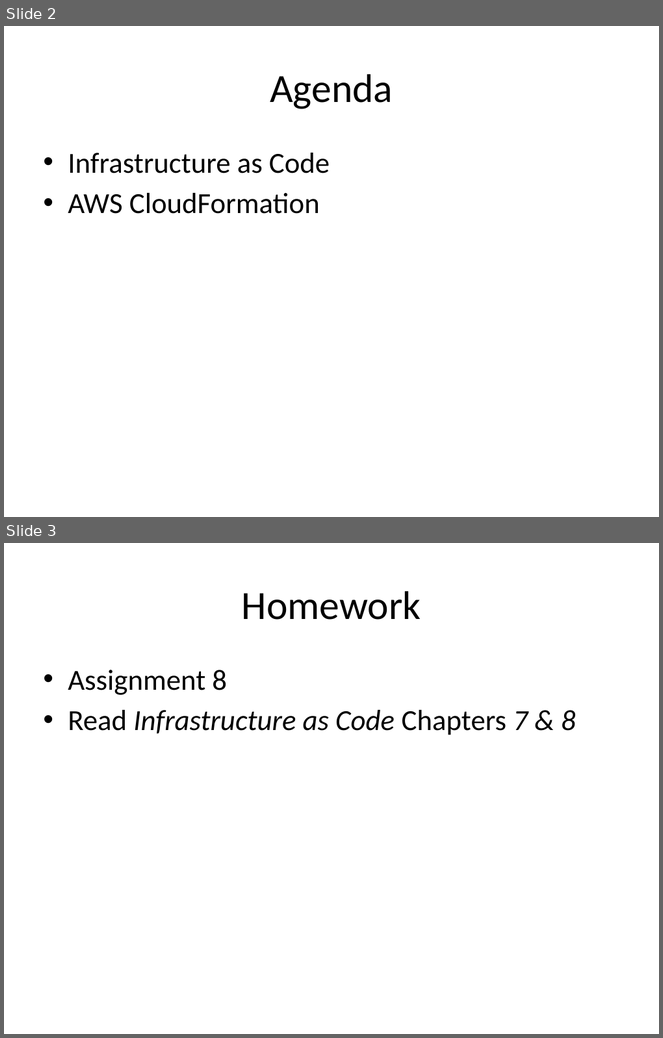
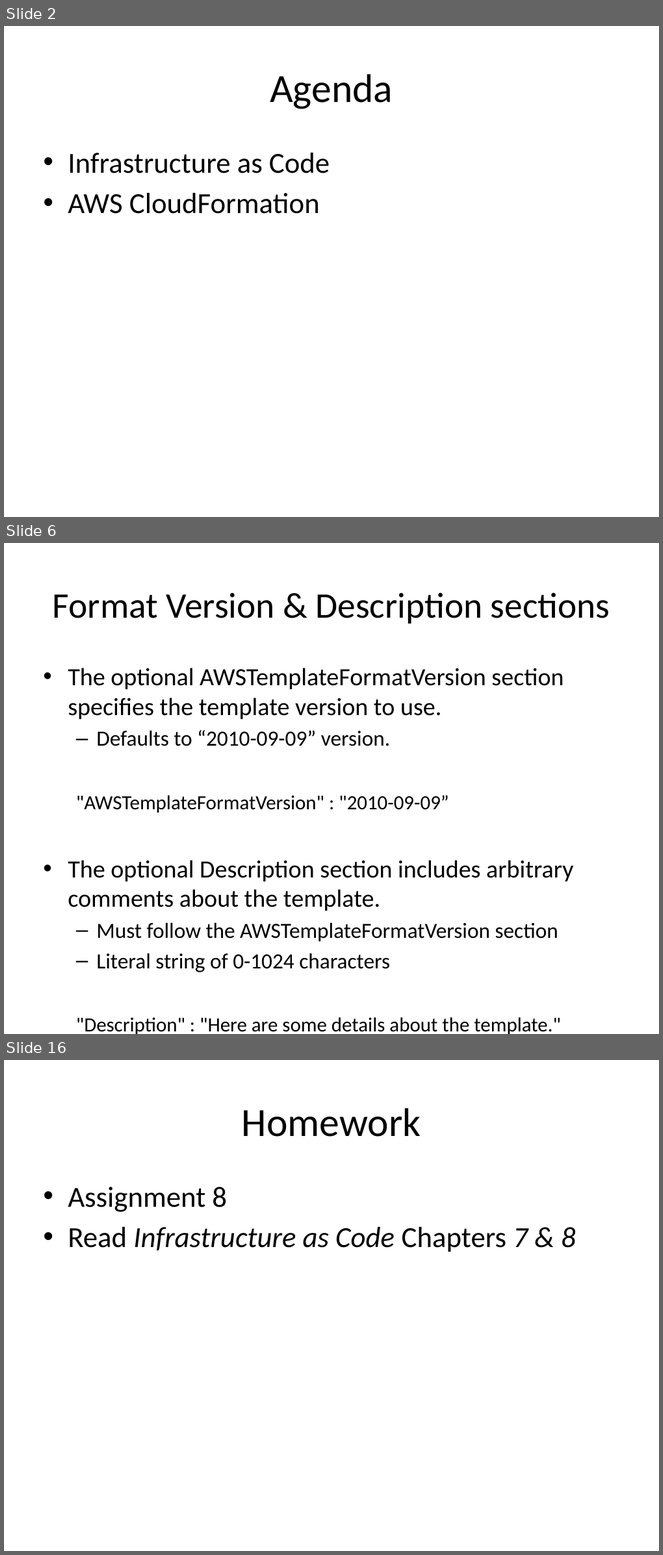
Before and after one commit to jasondbaker/infrastructure-class, a slide deck: infrastructure-week-9.pptx. Shown one above the other, each under a label of ours: slides 2 and 3 before the commit, slides 2, 6 and 16 after it; the slides between them are not shown. The pictures are 663x1038 and 663x1555 pixels, drawn with LibreOffice and Linux fonts; fonts in the diff are those of the drawing. Boxes give left, top, right and bottom in pixels: in the first picture for what was removed or moved away, otherwise in the second. Text is boxed around its words. In the diff, an @@ line names an element or a change of style, - is before the commit and + after.

```diff
--- a/infrastructure-week-9.pptx
+++ b/infrastructure-week-9.pptx
@@ slide 6 added at (4, 543, 659, 1034), background #FFFFFF @@
@@ title added at (53, 592, 610, 624), 39.6 pt, text #000000 @@
+Format Version & Description sections
@@ text added at (68, 668, 573, 1034), 27.2 pt, text #000000 @@
+• The optional AWSTemplateFormatVersion section specifies the template version to use.
+  – Defaults to “2010-09-09” version.
+"AWSTemplateFormatVersion" : "2010-09-09”
+• The optional Description section includes arbitrary comments about the template.
+  – Must follow the AWSTemplateFormatVersion section
+  – Literal string of 0-1024 characters
+"Description" : "Here are some details about the template."
@@ what was slide 3 is now slide 16 @@
```
Also in this commit, not shown: 12 other slides added, 1 other file.
